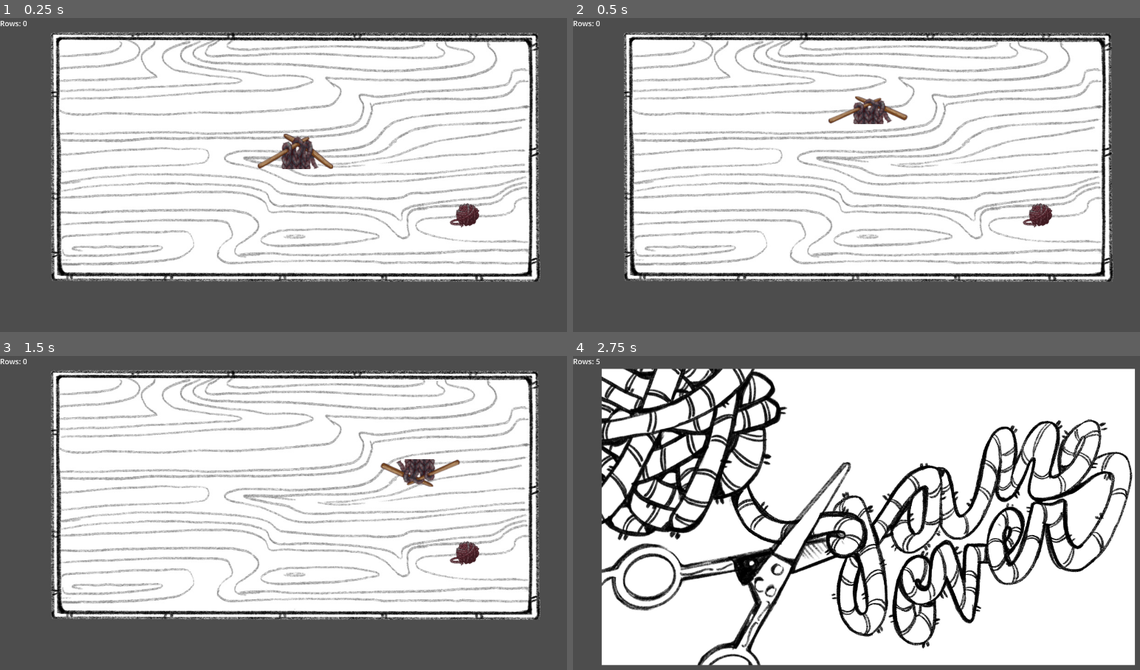
Above: before the commit, frames 1-4 (two rows, left to right).
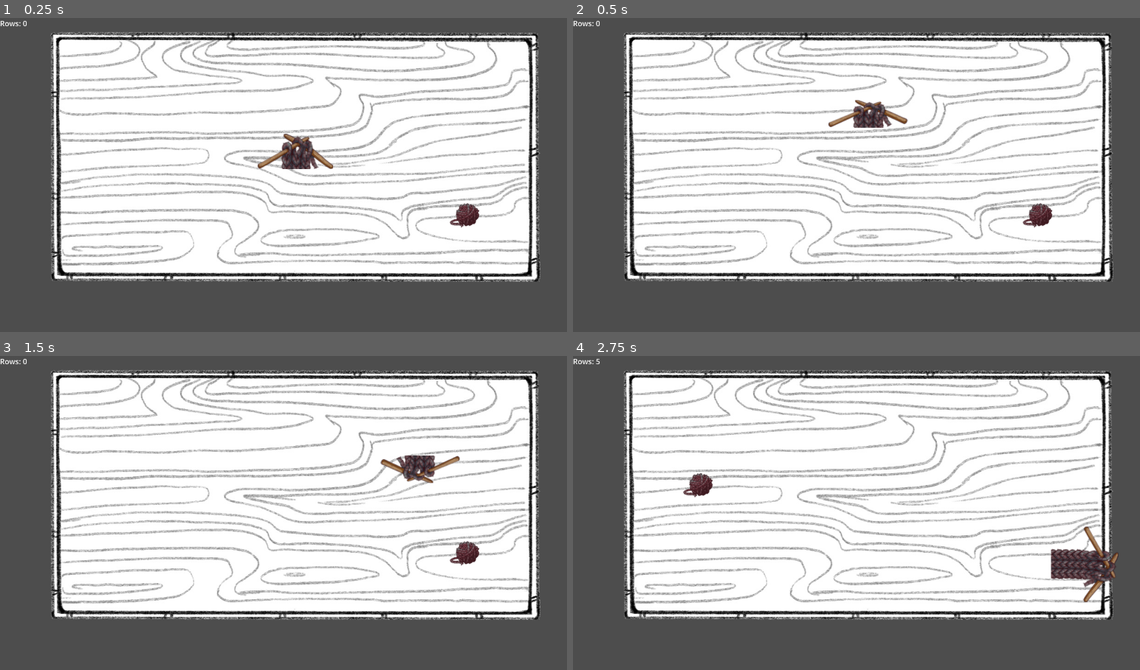
Above: after the commit, the same moments.

Repository: magaly3118/Serpentwine
Game: Godot game, scene res://Scenes/level.tscn
The game is run twice, just before and just after one commit, with the same random seed, the same clock (stepped at 60 frames per second) and the same inputs.
Inputs:
- Up to frame 1 (0.25 s): no input
- Up to frame 2 (0.5 s): no input
- Up to frame 3 (1.5 s): hold Right (ui_right) 0.53-1.28 s; hold Down (ui_down) from 1.28 s (still down)
- Up to frame 4 (2.75 s): release Down (ui_down) at 2.03 s; hold Right (ui_right) from 2.03 s (still down)

Frame 1 is identical in both runs. In frame 2, 0.7% of the frame differs, in the area x 45-60%, y 24-35%; in frame 3, 0.7%; in frame 4, 52%, in the area x 5-100%, y 3-99%.

Commit message:
adjusted needles sprite positioning so there is no gap

Diff:
--- a/Knit-prototype/Scenes/scarf.tscn
+++ b/Knit-prototype/Scenes/scarf.tscn
@@ -1,8 +1,8 @@
 [gd_scene load_steps=5 format=3 uid="uid://dtgoqskqwm3vw"]
 
 [ext_resource type="Script" path="res://Scripts/scarf.gd" id="1_ui11a"]
-[ext_resource type="Texture2D" uid="uid://b2g86dk3xtpgy" path="res://TestingAssets/needles_01_better.png" id="2_ujd3r"]
-[ext_resource type="Texture2D" uid="uid://bsvcs1inp0ci5" path="res://TestingAssets/needles_02.png" id="3_6ncbg"]
+[ext_resource type="Texture2D" uid="uid://dclefryah00jb" path="res://Assets/KnittingNeedles/AnimatedNeedle01_Pink_Tiny.png" id="2_thkod"]
+[ext_resource type="Texture2D" uid="uid://bajd2wc8q0u33" path="res://Assets/KnittingNeedles/AnimatedNeedle02_Pink_Tiny.png" id="3_kchjb"]
 
 [sub_resource type="CircleShape2D" id="CircleShape2D_yseoh"]
 
@@ -12,13 +12,14 @@
 [node name="head" type="Area2D" parent="."]
 
 [node name="needles_sprite_01" type="Sprite2D" parent="head"]
+position = Vector2(0, 8)
 scale = Vector2(0.7, 0.7)
-texture = ExtResource("2_ujd3r")
+texture = ExtResource("2_thkod")
 
 [node name="needles_sprite_02" type="Sprite2D" parent="head"]
 visible = false
 scale = Vector2(0.7, 0.7)
-texture = ExtResource("3_6ncbg")
+texture = ExtResource("3_kchjb")
 
 [node name="CollisionShape2D" type="CollisionShape2D" parent="head"]
 position = Vector2(3, 10)
--- a/Knit-prototype/Scripts/level.gd
+++ b/Knit-prototype/Scripts/level.gd
@@ -67,4 +67,5 @@
 func end_game():
 	# add end game code!!!
 	get_tree().paused = true
-	$game_over/game_over_screen.show()
+	# pops up the end game screen, need to resize the image with finalized asset
+	#$game_over/game_over_screen.show()
